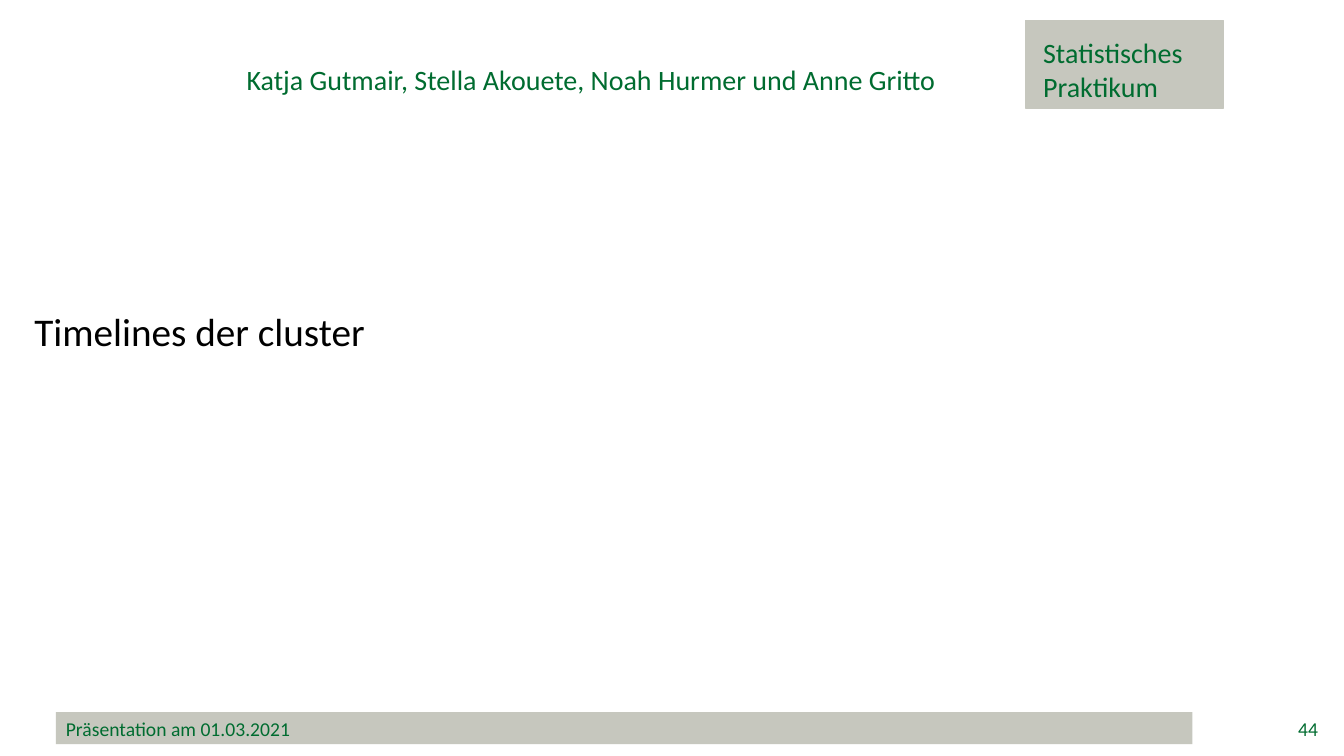
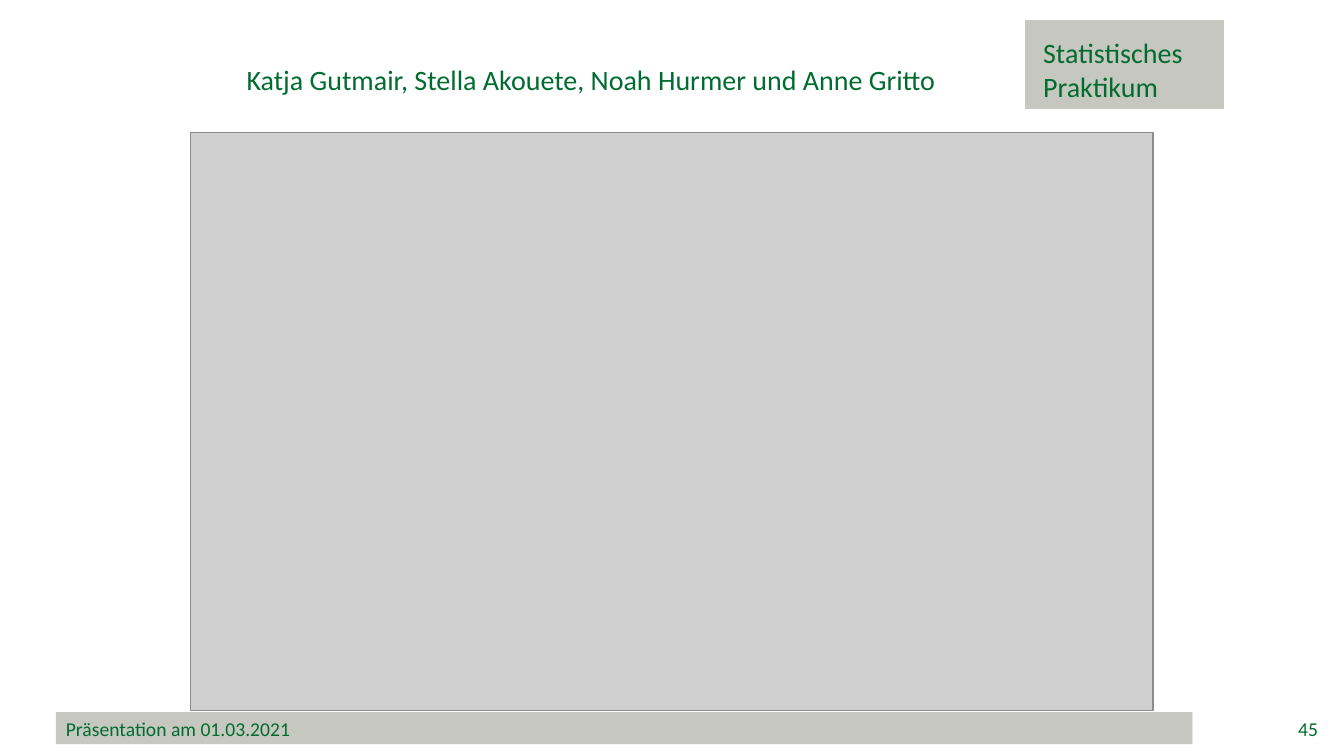
Before and after one commit to minimops/weatherFrog, a slide deck: slide 45 of documentation/ppt/Präsentation.pptx (slide 44 before the commit). Drawn at 1344x756 pixels with LibreOffice and Linux fonts; fonts in the diff are those of the drawing; grey boxes stand for pictures; background and template pictures are left out. Boxes give left, top, right and bottom in pixels: in the first picture for what was removed or moved away, otherwise in the second. Text is boxed around its words. In the diff, an @@ line names an element or a change of style, - is before the commit and + after.

```diff
--- a/documentation/ppt/Präsentation.pptx
+++ b/documentation/ppt/Präsentation.pptx
@@ picture added at (x1=191, y1=133, x2=1152, y2=711) @@
@@ text removed at (x1=34, y1=318, x2=365, y2=347) @@
-Timelines der cluster
@@ page number at (x1=1298, y1=723, x2=1318, y2=736): text changed @@
-44
+45
```
Also in this commit, not shown: 23 other slides changed, 9 slides added.
